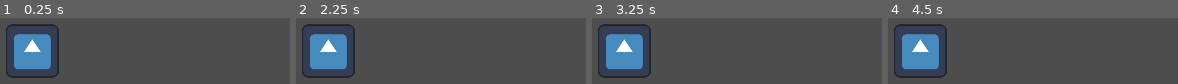
Above: before the commit, frames 1-4 (left to right).
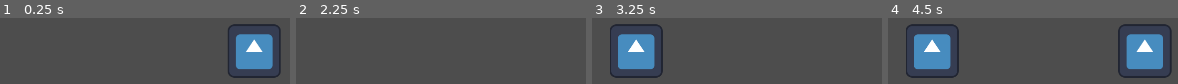
Above: after the commit, the same moments.

Repository: FrostyJoel/GameJam121124
Game: Godot game, scene res://scenes/main.tscn
Same seed, same stepped clock (60 frames per second), same inputs: the game is played once before the commit and once after it. The engine's default icon, where the game draws it, is replaced by a stand-in: a white triangle on a blue panel in a dark square.
Inputs:
- Up to frame 1 (0.25 s): no input
- Up to frame 2 (2.25 s): tap Enter at 0.5, 2 s; tap Space at 1.25 s
- Up to frame 3 (3.25 s): tap Space at 2.75 s
- Up to frame 4 (4.5 s): tap Enter at 3.5 s

The runs differ from the first frame. In frame 1, 18% of the frame differs, in the area x 2-97%, y 9-91%; in frame 2, 9.0%; in frame 3, 7.4%; in frame 4, 17%.

Commit message:
Added microgame spawning and despawning
- Still broken

Diff:
--- a/scenes/MicrogameManager.tscn
+++ b/scenes/MicrogameManager.tscn
@@ -4,3 +4,7 @@
 
 [node name="MicrogameManager" type="Node2D"]
 script = ExtResource("1_vlvpw")
+
+[node name="BetweenMicrogames" type="Timer" parent="."]
+
+[connection signal="timeout" from="BetweenMicrogames" to="." method="_on_between_microgames_timeout"]
--- a/scripts/Microgames/test_microgame.gd
+++ b/scripts/Microgames/test_microgame.gd
@@ -3,6 +3,11 @@
 # Called when the node enters the scene tree for the first time.
 func _ready() -> void:
 	$MicrogameTimer.start()
+
+	randomize()
+	var newPos = randf_range(200, 1700)
+	$Sprite2D.transform.origin.x = newPos
+	print("Ready m")
 
 
 # Called every frame. 'delta' is the elapsed time since the previous frame.
--- a/scripts/game_manager.gd
+++ b/scripts/game_manager.gd
@@ -18,6 +18,7 @@
 
 
 # Tells the UI to show the current microgame timer
+# TODO
 func ShowTimer(time: float):
 	pass
 
--- a/scripts/microgame_manager.gd
+++ b/scripts/microgame_manager.gd
@@ -2,7 +2,7 @@
 
 @export var microgames : Array[MicrogameData]
 var lastPickedMicrogame : int = 999
-var currentMicrogame
+var currentMicrogame : Node
 
 signal microGameWin
 signal microGameLose
@@ -36,3 +36,11 @@
 		microGameWin.emit()
 	else:
 		microGameLose.emit()
+
+	# despawn old microgame and spawn another
+	currentMicrogame.queue_free()
+	$BetweenMicrogames.start()
+
+
+func _on_between_microgames_timeout() -> void:
+	SpawnMicrogame()
